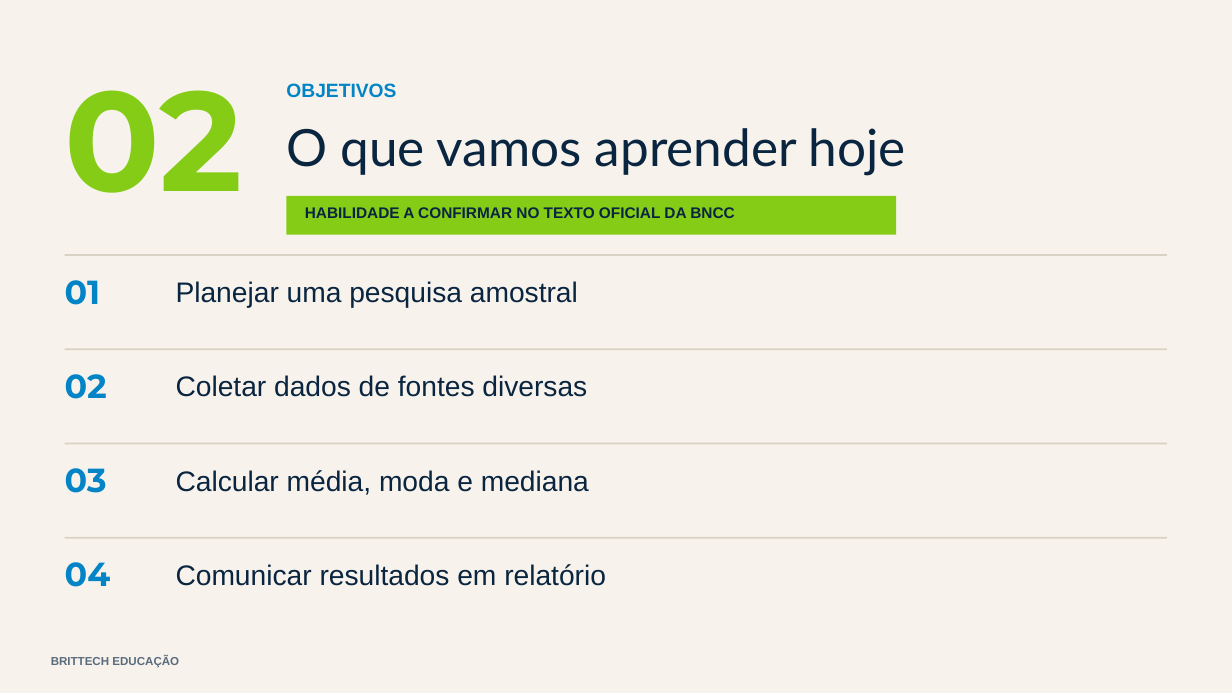
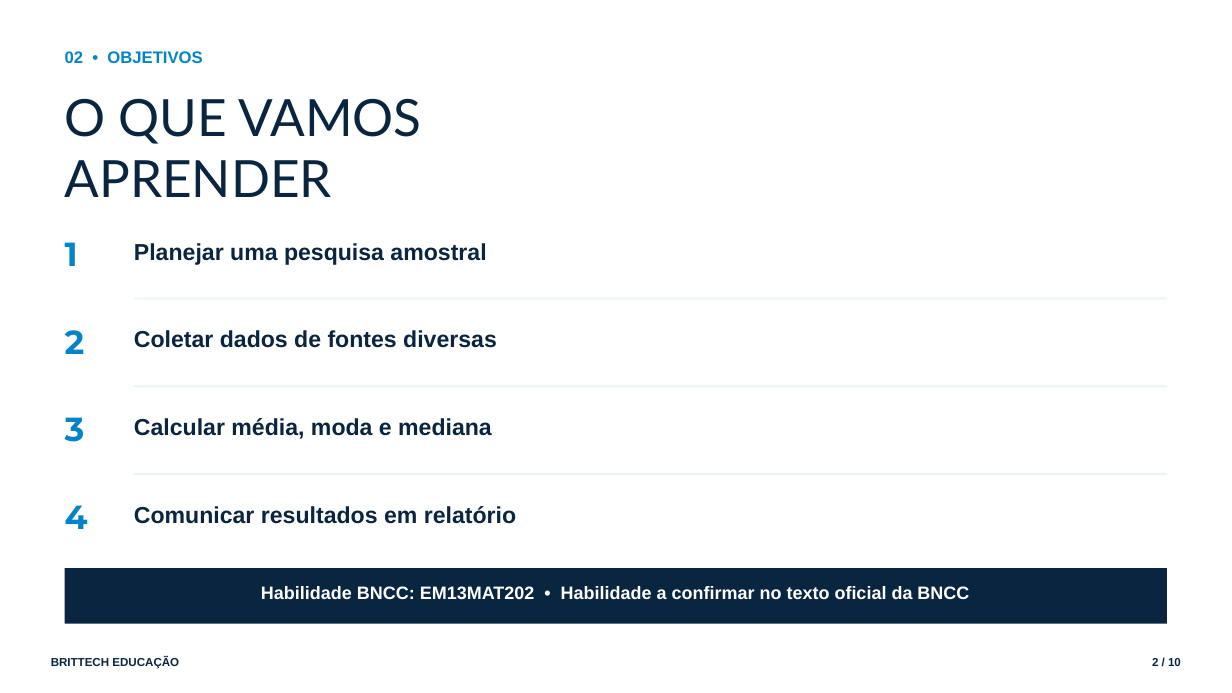
Before and after one commit to thiagollipe-web/brittech-educacao-aulas, a slide deck: slide 2 of ensino-medio/matematica-1serie-pesquisa-amostral.pptx. Drawn at 1232x693 pixels with LibreOffice and Linux fonts; fonts in the diff are those of the drawing. Boxes give left, top, right and bottom in pixels: in the first picture for what was removed or moved away, otherwise in the second. Text is boxed around its words. In the diff, an @@ line names an element or a change of style, - is before the commit and + after.

```diff
--- a/ensino-medio/matematica-1serie-pesquisa-amostral.pptx
+++ b/ensino-medio/matematica-1serie-pesquisa-amostral.pptx
@@ rectangle removed at <box>0,0,1232,693</box> @@
@@ text at <box>65,51,202,63</box>: text changed; size 110 to 13 pt; font Montserrat to Arial; text colour #84CC16 to #0284C7 @@
-02
+02 • OBJETIVOS
@@ text removed at <box>286,83,396,98</box> @@
-OBJETIVOS
@@ text at <box>65,98,421,197</box>: text changed @@
-O que vamos aprender hoje
+O QUE VAMOS
+APRENDER
@@ rectangle removed at <box>287,196,897,235</box> @@
@@ text "Planejar uma pesquisa amostral": place and size @@
-text "Planejar uma pesquisa amostral" at <box>176,281,578,308</box>
+text "Planejar uma pesquisa amostral" at <box>134,243,486,265</box>
@@ text added at <box>65,242,78,266</box>, 26 pt, text #0284C7, bold @@
+1
@@ text removed at <box>65,280,101,305</box> @@
-01
@@ fill #D8D2C4 to #EAF3FA in 3 elements at <box>134,473,1167,475</box>, <box>134,385,1167,387</box>, <box>134,298,1167,299</box> @@
@@ rectangle: place and size @@
-rectangle at <box>65,254,1167,256</box>
+rectangle at <box>134,298,1167,299</box>
@@ text "Coletar dados de fontes diversas": place and size @@
-text "Coletar dados de fontes diversas" at <box>176,375,587,397</box>
+text "Coletar dados de fontes diversas" at <box>134,330,497,348</box>
@@ text added at <box>65,330,85,354</box>, 26 pt, text #0284C7, bold @@
+2
@@ text removed at <box>65,374,107,399</box> @@
-02
@@ rectangle: place and size @@
-rectangle at <box>65,348,1167,350</box>
+rectangle at <box>134,385,1167,387</box>
@@ text added at <box>65,417,85,442</box>, 26 pt, text #0284C7, bold @@
+3
@@ text "Calcular média, moda e mediana": place and size @@
-text "Calcular média, moda e mediana" at <box>176,470,589,495</box>
+text "Calcular média, moda e mediana" at <box>134,418,492,439</box>
@@ text removed at <box>65,468,107,493</box> @@
-03
@@ rectangle: place and size @@
-rectangle at <box>65,443,1167,445</box>
+rectangle at <box>134,473,1167,475</box>
@@ text added at <box>65,505,88,529</box>, 26 pt, text #0284C7, bold @@
+4
@@ size 22 to 18 pt, bold on; line spacing 1 to 1.05; less space between paragraphs in 4 elements at <box>134,243,486,265</box>, <box>134,330,497,348</box>, <box>134,418,492,439</box>, <box>134,506,516,524</box> @@
@@ text "Comunicar resultados em relatório": place and size @@
-text "Comunicar resultados em relatório" at <box>176,564,606,586</box>
+text "Comunicar resultados em relatório" at <box>134,506,516,524</box>
@@ rectangle: place and size @@
-rectangle at <box>65,537,1167,539</box>
+rectangle at <box>65,568,1167,624</box>
@@ rectangle at <box>65,568,1167,624</box>: fill #D8D2C4 to #0A2540 @@
@@ text removed at <box>65,562,111,587</box> @@
-04
@@ text at <box>261,586,969,599</box>: text changed; size 12 to 14 pt; text colour #0A2540 to #FFFFFF @@
-HABILIDADE A CONFIRMAR NO TEXTO OFICIAL DA BNCC
+Habilidade BNCC: EM13MAT202 • Habilidade a confirmar no texto oficial da BNCC
@@ text "BRITTECH EDUCAÇÃO" at <box>51,657,179,669</box>: text colour #5A6B7D to #0A2540; line spacing 1 to 1.05; less space between paragraphs @@
@@ text added at <box>1152,658,1181,666</box>, 9 pt, text #0A2540, bold @@
+2 / 10
```
Also in this commit, not shown: 3 other slides changed, 6 slides added, 4 slides removed, 4 other files.
